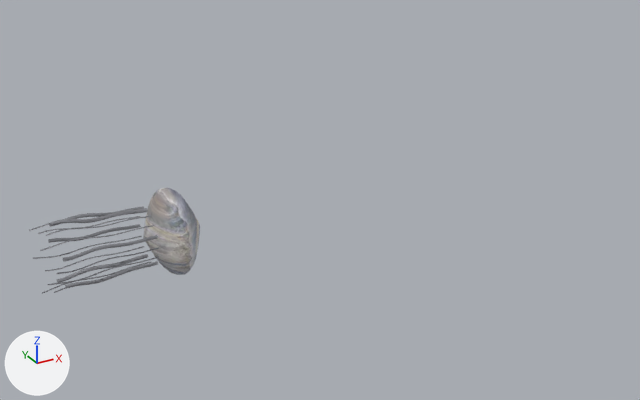
Before and after pictures for a commit that changed the glTF model public/aqua/models/fish/moon_jelly.glb.
The view is the same before and after, from a 50 mm lens placed at (1288.62, -8.95, 4.46), pointed at (1293.66, 0.22, -0.13). Arrows for +X, +Y and +Z are at lower left; the lights stay in place. The first picture is the older version. Vertices at exactly the same position are counted once.

In view in the first picture: 'moon_jelly'.
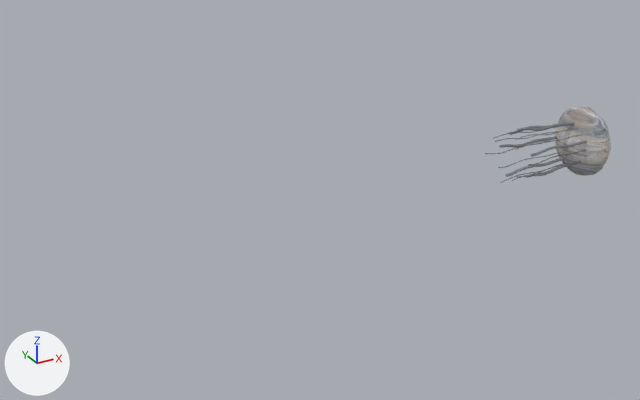
Changed parts and their boxes [x1, y1, x2, y2] in the pictures (640 x 400 px; the box of a moved part takes in the faces that stretch with it):
'moon_jelly', reshaped (26% narrower, 27% shorter)
    before: [29, 188, 200, 294]
    after: [485, 106, 611, 183]
part 1 of me_moon_jelly, moved or reshaped
    before: [143, 188, 200, 275]
    after: [554, 106, 611, 176]
part 2 of me_moon_jelly, moved or reshaped
    before: [52, 208, 148, 225]
    after: [517, 122, 575, 132]
part 3 of me_moon_jelly, moved or reshaped
    before: [46, 216, 151, 236]
    after: [516, 128, 579, 140]
part 4 of me_moon_jelly, moved or reshaped
    before: [40, 225, 155, 251]
    after: [515, 134, 583, 150]
part 5 of me_moon_jelly, moved or reshaped
    before: [63, 235, 158, 262]
    after: [530, 140, 587, 157]
part 6 of me_moon_jelly, moved or reshaped
    before: [56, 247, 159, 274]
    after: [528, 149, 586, 165]
part 7 of me_moon_jelly, moved or reshaped
    before: [48, 256, 159, 285]
    after: [516, 160, 580, 178]
part 8 of me_moon_jelly, moved or reshaped
    before: [65, 261, 158, 289]
    after: [525, 161, 581, 178]
part 9 of me_moon_jelly, moved or reshaped
    before: [42, 262, 152, 294]
    after: [500, 162, 569, 183]
part 10 of me_moon_jelly, moved or reshaped
    before: [57, 254, 148, 283]
    after: [505, 157, 564, 177]
part 11 of me_moon_jelly, moved or reshaped
    before: [45, 246, 144, 271]
    after: [498, 152, 560, 168]
part 12 of me_moon_jelly, moved or reshaped
    before: [33, 236, 142, 259]
    after: [485, 142, 547, 154]
part 13 of me_moon_jelly, moved or reshaped
    before: [48, 224, 141, 243]
    after: [499, 136, 557, 148]
part 14 of me_moon_jelly, moved or reshaped
    before: [38, 216, 140, 234]
    after: [495, 131, 559, 142]
part 15 of me_moon_jelly, moved or reshaped
    before: [29, 224, 49, 231]
    after: [493, 126, 563, 139]
part 16 of me_moon_jelly, moved or reshaped
    before: [49, 206, 144, 227]
    after: [509, 122, 566, 135]

Diff of the bpy script that builds the scene:
```diff
--- a/public/aqua/models/fish/moon_jelly.glb.py
+++ b/public/aqua/models/fish/moon_jelly.glb.py
@@ me_moon_jelly @@
 # used by ob_moon_jelly; location = (0.0, 0.0, 0.0)
-me_moon_jelly.from_pydata(...)  # 1410 vertices, 2664 faces; spans x 1290.06..1291.94, y -0.53..0.53, z -0.53..0.53
+me_moon_jelly.from_pydata(...)  # 1410 vertices, 2664 faces; spans x 1296.43..1298.29, y -0.53..0.53, z -0.53..0.53
+# me_moon_jelly part 1: the loose piece of 422 vertices spanning x 1291.25..1291.94, y -0.53..0.53, z -0.53..0.53 is moved by (6.35, 0.0, 0.0)
+# me_moon_jelly part 2: the loose piece of 78 vertices spanning x 1290.26..1291.32, y -0.05..0.04, z 0.31..0.43 is moved by (6.43, 0.0, -0.02)
+# me_moon_jelly part 3: the loose piece of 52 vertices spanning x 1290.16..1291.32, y -0.17..-0.1, z 0.3..0.38 is moved by (6.42, 0.02, -0.04)
+# me_moon_jelly part 4: the loose piece of 52 vertices spanning x 1290.06..1291.32, y -0.28..-0.22, z 0.22..0.29 is moved by (6.42, 0.03, -0.03)
+# me_moon_jelly part 5: the loose piece of 78 vertices spanning x 1290.26..1291.32, y -0.37..-0.29, z 0.09..0.18 is moved by (6.42, 0.03, -0.01)
+# me_moon_jelly part 6: the loose piece of 52 vertices spanning x 1290.16..1291.32, y -0.42..-0.32, z -0.04..0.02 is moved by (6.42, 0.03, 0.0)
+# me_moon_jelly part 7: the loose piece of 52 vertices spanning x 1290.06..1291.32, y -0.4..-0.3, z -0.17..-0.1 is moved by (6.36, 0.03, -0.04)
+# me_moon_jelly part 8: the loose piece of 78 vertices spanning x 1290.26..1291.32, y -0.32..-0.21, z -0.3..-0.21 is moved by (6.42, 0.02, 0.02)
+# me_moon_jelly part 9: the loose piece of 52 vertices spanning x 1290.06..1291.32, y -0.03..0.05, z -0.43..-0.32 is moved by (6.42, 0.0, 0.03)
+# me_moon_jelly part 10: the loose piece of 78 vertices spanning x 1290.26..1291.32, y 0.1..0.2, z -0.4..-0.29 is moved by (6.43, -0.01, 0.03)
+# me_moon_jelly part 11: the loose piece of 52 vertices spanning x 1290.16..1291.32, y 0.22..0.3, z -0.3..-0.22 is moved by (6.42, -0.03, 0.03)
+# me_moon_jelly part 12: the loose piece of 52 vertices spanning x 1290.06..1291.32, y 0.3..0.37, z -0.18..-0.1 is moved by (6.36, 0.02, 0.08)
+# me_moon_jelly part 13: the loose piece of 78 vertices spanning x 1290.26..1291.32, y 0.31..0.39, z -0.05..0.06 is moved by (6.42, -0.02, 0.0)
+# me_moon_jelly part 14: the loose piece of 52 vertices spanning x 1290.16..1291.32, y 0.3..0.38, z 0.11..0.18 is moved by (6.42, -0.04, -0.02)
+# me_moon_jelly part 15: the loose piece of 52 vertices spanning x 1290.06..1291.32, y 0.22..0.32, z 0.22..0.3 is moved by (6.42, -0.03, -0.03)
+# me_moon_jelly part 16: the loose piece of 78 vertices spanning x 1290.26..1291.32, y 0.1..0.2, z 0.28..0.38 is moved by (6.36, -0.07, 0.0)
+# other edits to the shape of me_moon_jelly do not show in these pictures
 me_moon_jelly.materials.append(mat_painted_pbr_atlas)
```
